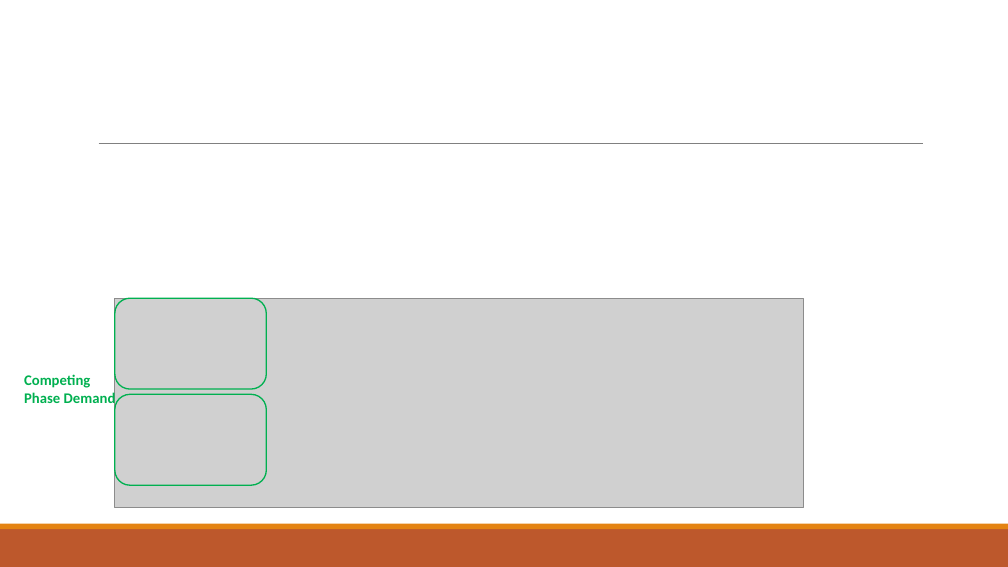
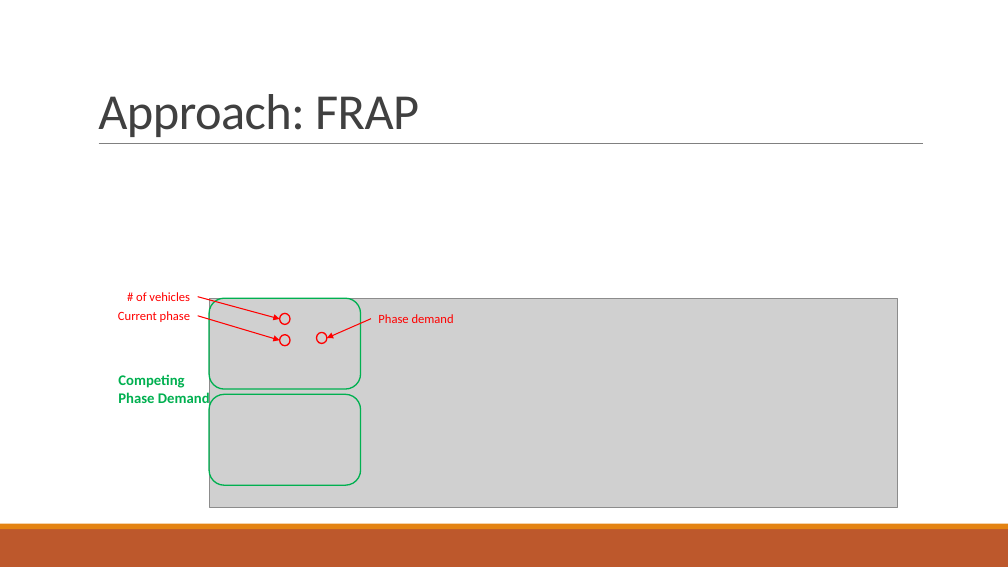
Before and after one commit to 3neutronstar/traffic-optimization_RL, a slide deck: slide 22 of 1st_Seminar(강민수).pptx (slide 25 before the commit). Drawn at 1008x567 pixels with LibreOffice and Linux fonts; fonts in the diff are those of the drawing; grey boxes stand for pictures. Boxes give left, top, right and bottom in pixels: in the first picture for what was removed or moved away, otherwise in the second. Text is boxed around its words. In the diff, an @@ line names an element or a change of style, - is before the commit and + after.

```diff
--- a/1st_Seminar(강민수).pptx
+++ b/1st_Seminar(강민수).pptx
@@ title added at (98,94,419,137), 48 pt, text #404040 @@
+Approach: FRAP
@@ text added at (136,292,190,301), 12 pt, text #FF0000 @@
+# of vehicles
@@ arrow added from (197, 296) to (280, 319), #FF0000 1 pt @@
@@ text added at (118,311,190,322), 12 pt, text #FF0000 @@
+Current phase
@@ arrow added from (197, 316) to (280, 340), #FF0000 1 pt @@
@@ ellipse added at (280,314,290,325), outline #FF0000 1.25 pt @@
@@ arrow added from (371, 319) to (327, 338), #FF0000 1 pt @@
@@ text added at (378,314,454,323), 12 pt, text #FF0000 @@
+Phase demand
@@ ellipse added at (280,335,290,346), outline #FF0000 1.25 pt @@
@@ ellipse added at (317,333,327,344), outline #FF0000 1.25 pt @@
@@ 2 rounded rectangles, 1 picture, 1 text: place and size @@
-2 rounded rectangles, 1 picture, 1 text at (24,298,804,507)
+2 rounded rectangles, 1 picture, 1 text at (118,298,898,507)
```
Also in this commit, not shown: 9 other slides changed, 10 slides added, 3 slides removed, 2 other files.
